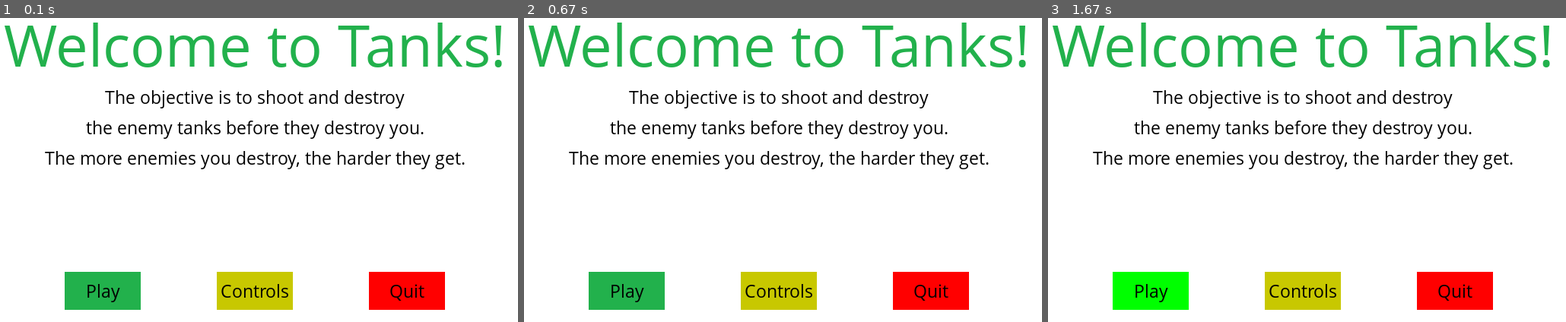
Above: before the commit, frames 1-3 (left to right).
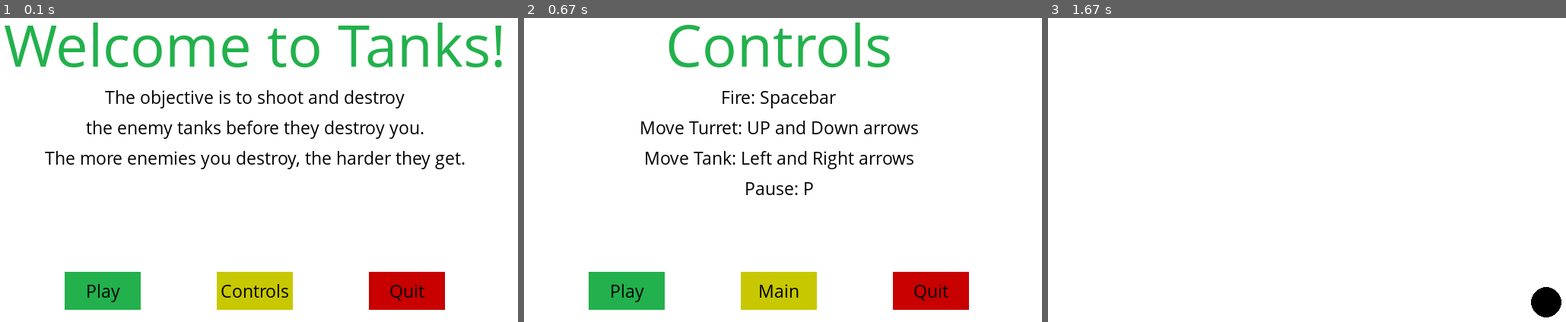
Above: after the commit, the same moments.

Repository: ssharpjr/pygame-tutorial
Game: pygame game, started from tanks/tanks.py
Two runs of this game, one before a commit and one after it. Both use one fixed random seed, a clock stepped at 60 frames per second and the inputs below.
Inputs (mouse positions are in pixels of both pictures, inside the frame that each line leads up to):
- Up to frame 1 (0.1 s): no input
- Up to frame 2 (0.67 s): press the mouse at (777, 291) at 0.37 s; move the mouse to (767, 142) at 0.47 s; release the mouse at (outside the picture) at 0.6 s
- Up to frame 3 (1.67 s): click "Play" at 0.77 s; tap Enter at 1 s

The runs differ from the first frame. In frame 1, 1.8% of the frame differs, in the area x 71-86%, y 83-96%; in frame 2, 11%; in frame 3, 13%, in the area x 0-100%, y 1-99%.

Commit message:
working on tank

Diff:
--- a/tanks/tanks.py
+++ b/tanks/tanks.py
@@ -11,12 +11,16 @@
 pygame.init()
 
 # Define RGB colors
-white       = (255,255,255)
-black       = (0,0,0)
-red         = (255,0,0)
-yellow      = (200,200,0)
-green       = (34,177,76)
-light_green = (0,255,0)
+white           = (255,255,255)
+black           = (0,0,0)
+red             = (200,0,0)
+light_red       = (255,0,0)
+
+yellow          = (200,200,0)
+light_yellow    = (255,255,0)
+
+green           = (34,177,76)
+light_green     = (0,255,0)
 
 display_width = 800
 display_height = 600
@@ -24,11 +28,10 @@
 gameDisplay = pygame.display.set_mode((display_width,display_height))
 pygame.display.set_caption('Tanks')  # Window title
 
-# icon = pygame.image.load("snakeapple.png")
-# pygame.display.set_icon(icon)
-
-# img = pygame.image.load('snakehead.png')
-# appleimg = pygame.image.load('snakeapple.png')
+
+mainTankX = display_width * 0.9
+mainTankY = display_height * 0.9
+
 
 clock = pygame.time.Clock()
 
@@ -124,9 +127,10 @@
         pygame.draw.rect(gameDisplay, yellow, (350,500,100,50))
         pygame.draw.rect(gameDisplay, red, (550,500,100,50))
 
-        text_to_button("Play", black, 150, 500, 100, 50)
-        text_to_button("Controls", black, 350, 500, 100, 50)
-        text_to_button("Quit", black, 550, 500, 100, 50)
+        button("Play", 150, 500, 100, 50, green, light_green, action="play")
+        button("Controls", 350, 500, 100, 50, yellow, light_yellow,
+               action="controls")
+        button("Quit", 550, 500, 100, 50, red, light_red, action="quit")
 
 
         pygame.display.update()
@@ -151,6 +155,85 @@
     textRect.center = ((buttonx+(buttonwidth/2)), buttony+(buttonheight/2))
     gameDisplay.blit(textSurf, textRect)
 
+
+def tank(x,y):
+    pygame.draw.circle(gameDisplay, black, (int(x),int(y)), 20)
+
+
+def game_controls():
+    # Controls screen
+    gcont = True
+
+    while gcont:
+
+        # Exit the game if the X is clicked.
+        for event in pygame.event.get():
+            if event.type == pygame.QUIT:
+                pygame.quit()
+                quit()
+
+        gameDisplay.fill(white)
+        message_to_screen("Controls",
+                          green,
+                          -100,
+                          "large")
+        message_to_screen("Fire: Spacebar",
+                          black,
+                          -30)
+        message_to_screen("Move Turret: UP and Down arrows",
+                          black,
+                          10)
+        message_to_screen("Move Tank: Left and Right arrows",
+                          black,
+                          50)
+        message_to_screen("Pause: P",
+                          black,
+                           90)
+
+
+        # Buttons
+        cur = pygame.mouse.get_pos()
+
+        if 150+100 > cur[0] > 150 and 500+50 > cur[1] > 500:
+            pygame.draw.rect(gameDisplay, light_green, (150,500,100,50))
+        else:
+            pygame.draw.rect(gameDisplay, green, (150,500,100,50))
+
+        pygame.draw.rect(gameDisplay, yellow, (350,500,100,50))
+        pygame.draw.rect(gameDisplay, red, (550,500,100,50))
+
+        button("Play", 150, 500, 100, 50, green, light_green, action="play")
+        button("Main", 350, 500, 100, 50, yellow, light_yellow,
+               action="main")
+        button("Quit", 550, 500, 100, 50, red, light_red, action="quit")
+
+
+        pygame.display.update()
+        clock.tick(15)
+
+
+def button(text, x, y, width, height, inactive_color, active_color, action=None):
+    cur = pygame.mouse.get_pos()  # Get mouse position
+    click = pygame.mouse.get_pressed()  # Get mouse clicks
+
+    # Define the button boundaries and draw button
+    if x + width > cur[0] > x and y + height > cur[1] > y:
+        pygame.draw.rect(gameDisplay, active_color, (x,y,width,height))
+        if click[0] == 1 and action != None:
+            if action == "quit":
+                pygame.quit()
+                quit()
+            if action == "controls":
+                game_controls()
+            if action == "play":
+                gameLoop()
+            if action == "main":
+                game_intro()
+
+    else:
+        pygame.draw.rect(gameDisplay, inactive_color, (x,y,width,height))
+
+    text_to_button(text,black,x,y,width,height)
 
 
 def message_to_screen(msg,color,y_displace=0, size = "small"):
@@ -211,6 +294,7 @@
                     pause()  # Pause the game
 
         gameDisplay.fill(white)
+        tank(mainTankX,mainTankY)  # Draw tank
         pygame.display.update()
         clock.tick(FPS)
 
